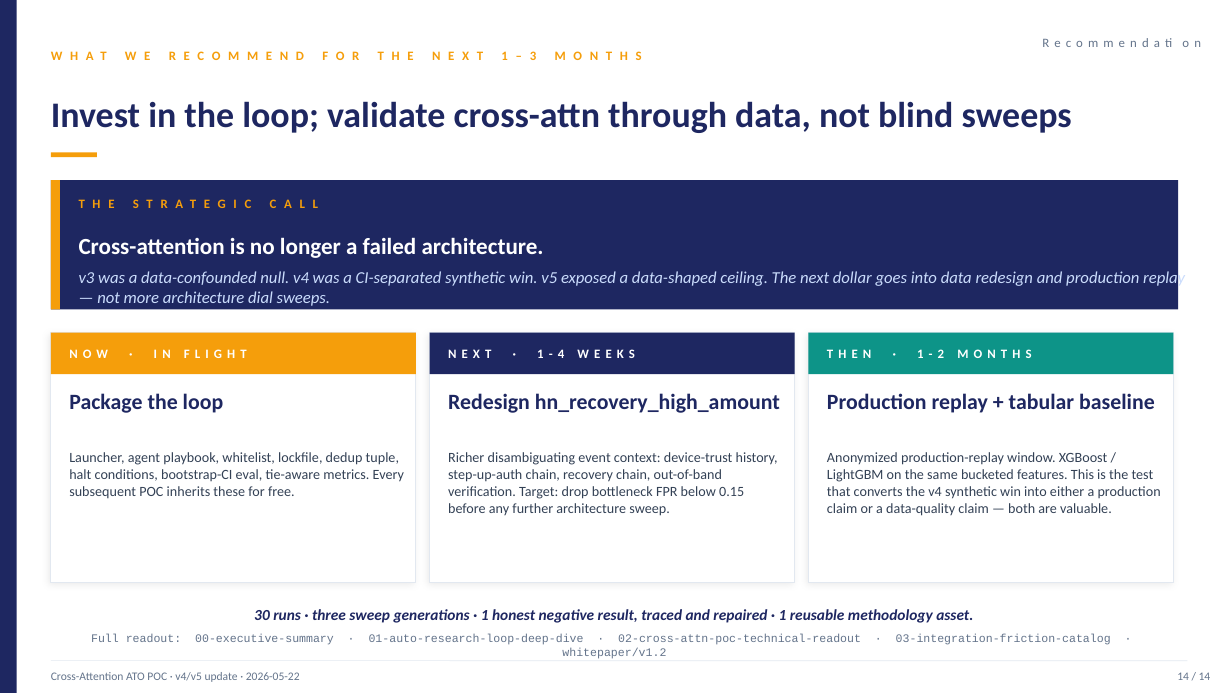
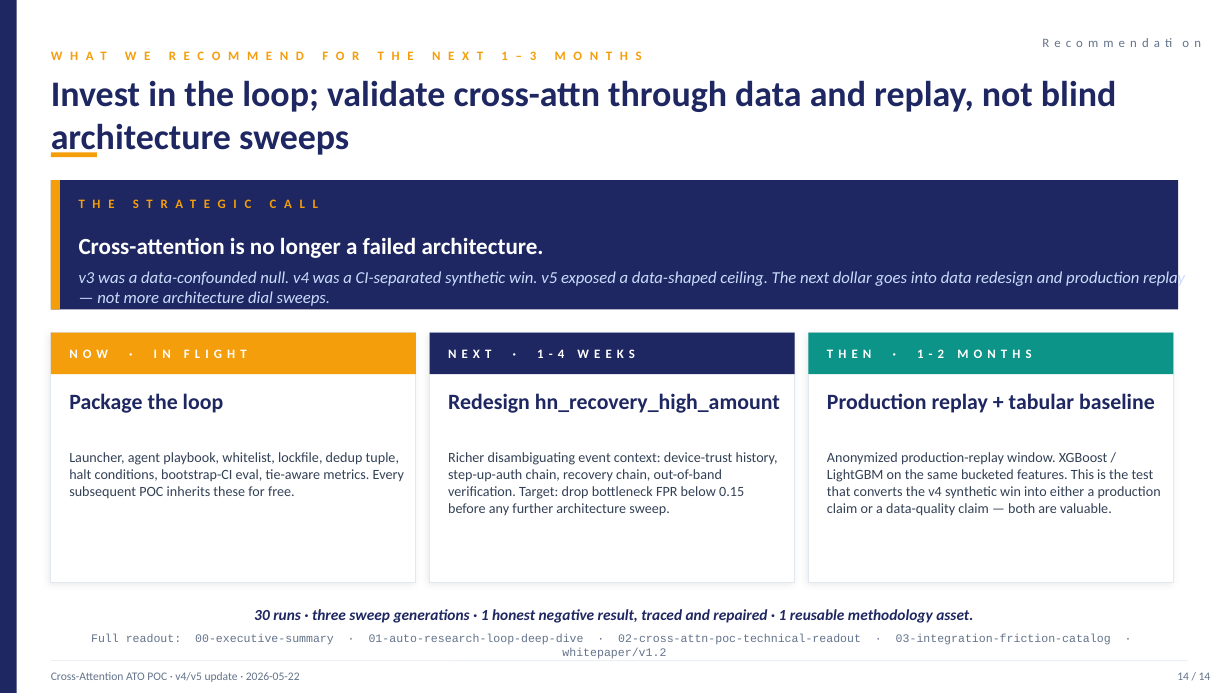
Before and after one commit to arunmenon/cross-attn-ato-poc, a slide deck: slide 14 of leadership-readout/leadership-readout.pptx. Drawn at 1232x693 pixels with LibreOffice and Linux fonts; fonts in the diff are those of the drawing. Boxes give left, top, right and bottom in pixels: in the first picture for what was removed or moved away, otherwise in the second. Text is boxed around its words. In the diff, an @@ line names an element or a change of style, - is before the commit and + after.

```diff
--- a/leadership-readout/leadership-readout.pptx
+++ b/leadership-readout/leadership-readout.pptx
@@ text at box(51, 80, 1116, 157): text changed @@
-Invest in the loop; validate cross-attn through data, not blind sweeps
+Invest in the loop; validate cross-attn through data and replay, not blind architecture sweeps
```
Also in this commit, not shown: 2 other slides changed, 3 other files.
